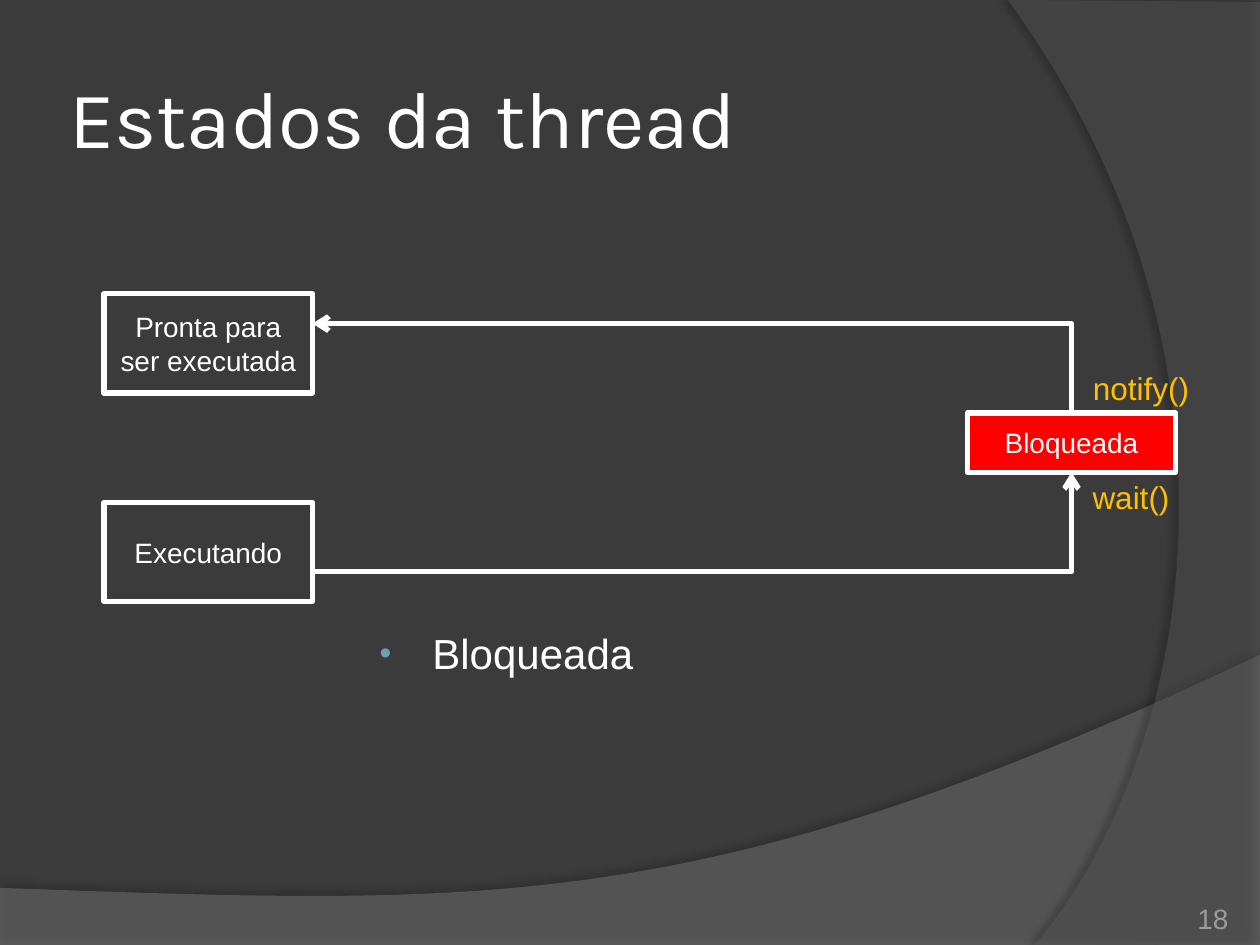
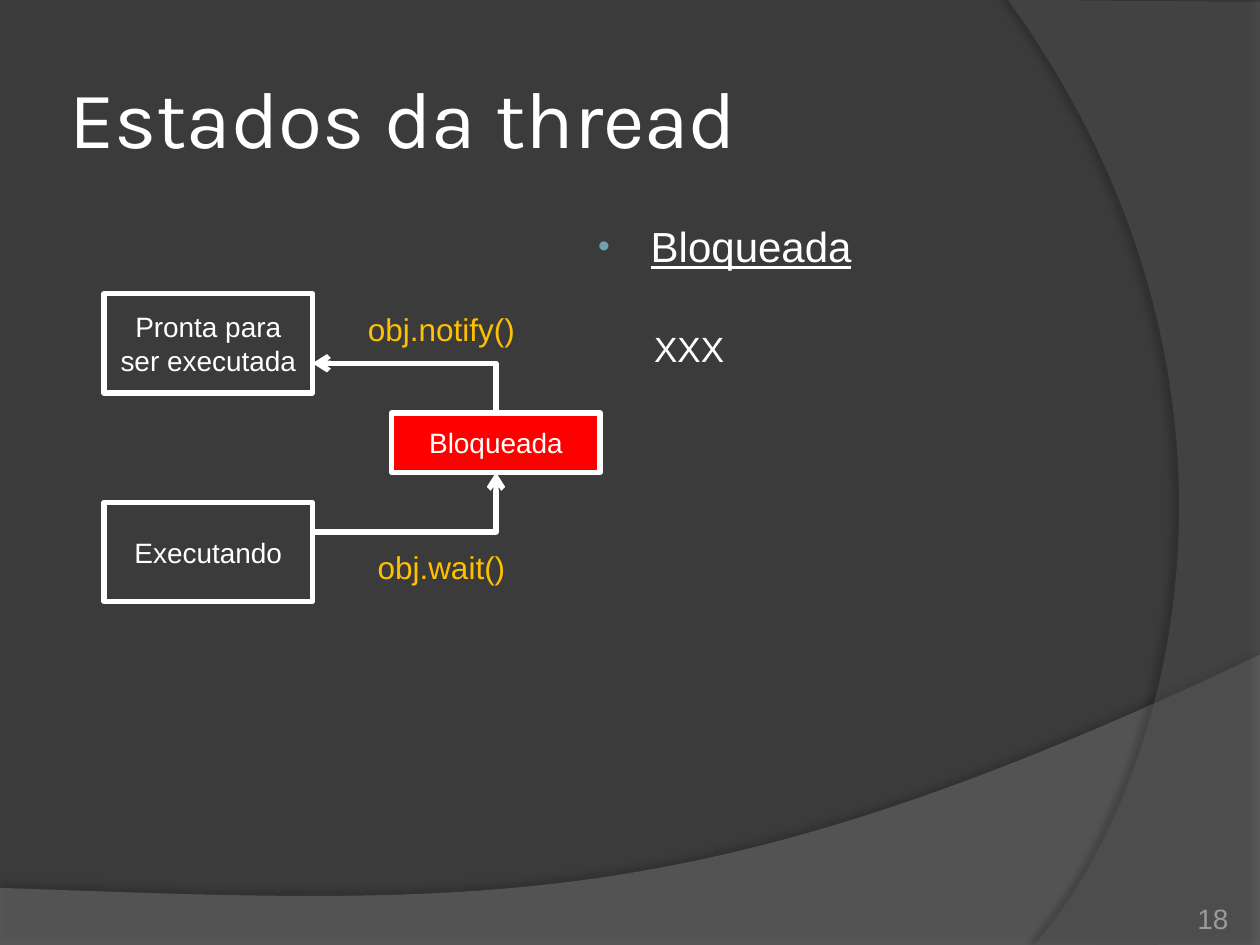
Before and after one commit to duchesqui/slzvieira-training, a slide deck: slide 18 of 2-Java-Programmer-Modulo-II/14.Capitulo08.pptx. Drawn at 1260x945 pixels with LibreOffice and Linux fonts; fonts in the diff are those of the drawing. Boxes give left, top, right and bottom in pixels: in the first picture for what was removed or moved away, otherwise in the second. Text is boxed around its words. In the diff, an @@ line names an element or a change of style, - is before the commit and + after.

Commit message:
Capítulo 8: Estados da thread.

```diff
--- a/2-Java-Programmer-Modulo-II/14.Capitulo08.pptx
+++ b/2-Java-Programmer-Modulo-II/14.Capitulo08.pptx
@@ text "Bloqueada": place and size @@
-text "Bloqueada" at bbox=[432, 638, 633, 678]
+text "Bloqueada" at bbox=[651, 231, 852, 362]
@@ text at bbox=[651, 231, 852, 271]: underline on in "Bloqueada" @@
@@ text at bbox=[368, 318, 515, 347]: text changed @@
-notify()
+obj.notify()
@@ text at bbox=[654, 338, 724, 362]: paragraph added @@
+  XXX
@@ elbow arrow moved from (1071, 413) - (312, 324) to (496, 413) - (312, 363) @@
@@ rectangle "Bloqueada": place and size @@
-rectangle "Bloqueada" at bbox=[968, 413, 1176, 472]
+rectangle "Bloqueada" at bbox=[392, 413, 600, 472]
@@ elbow arrow moved from (312, 572) - (1071, 472) to (312, 532) - (496, 472) @@
@@ text at bbox=[378, 556, 506, 585]: text changed @@
-wait()
+obj.wait()
```
Also in this commit, not shown: 6 other slides changed.
